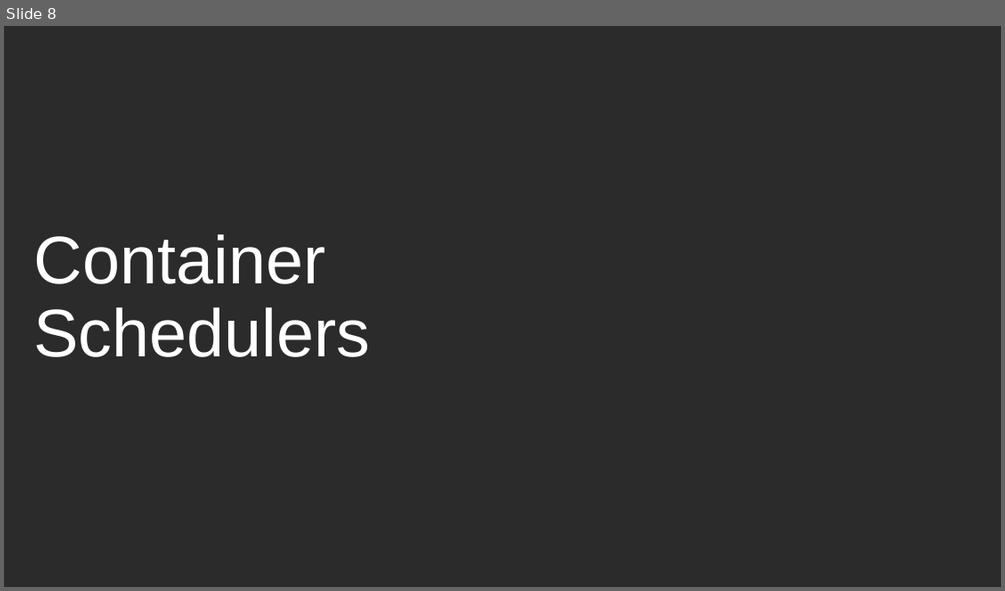
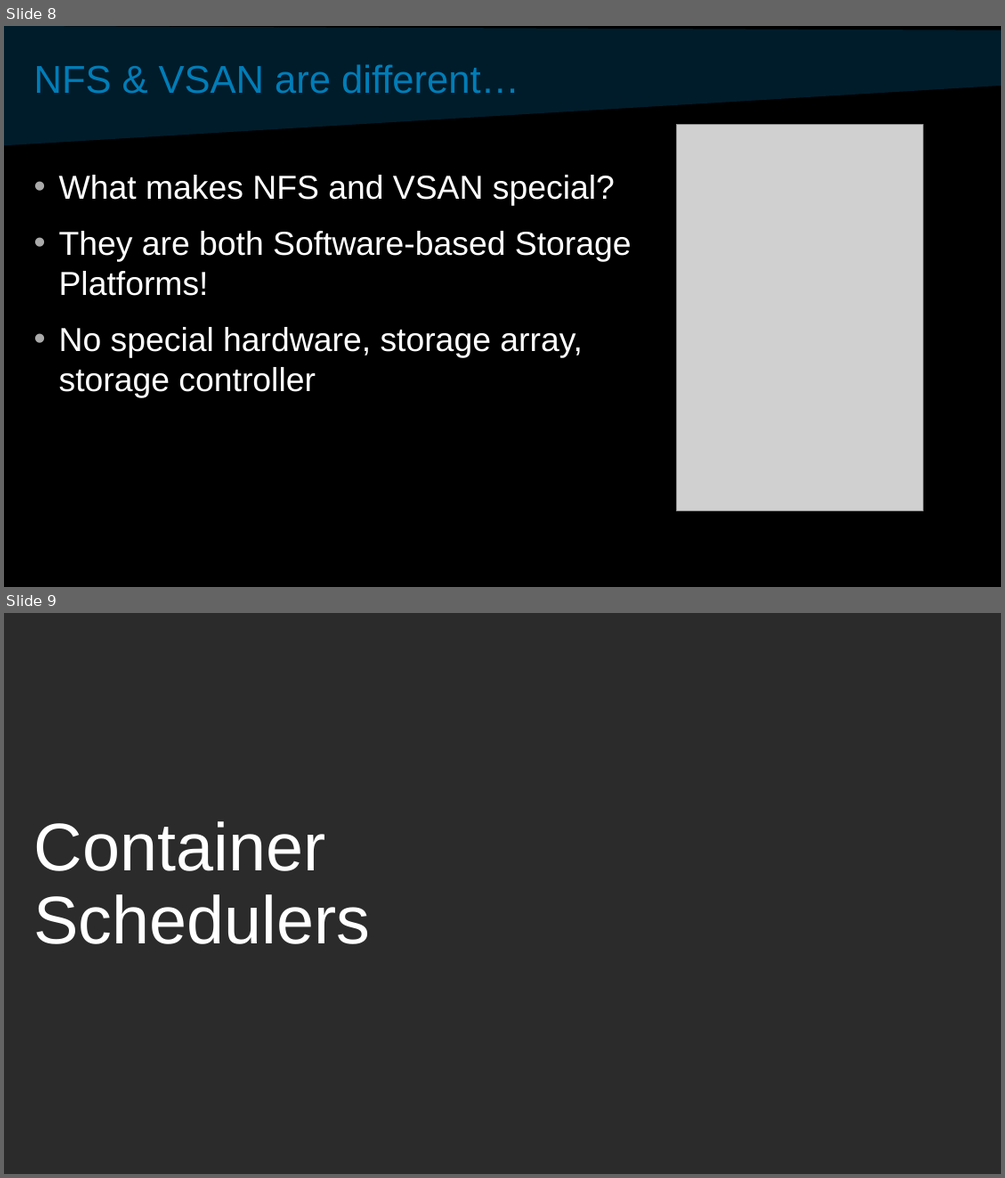
Before and after one commit to davidvonthenen/proposals, a slide deck: 2017_SCALE15/SCaLE-ConSchedAndSDSChangeCloud.pptx. Shown one above the other, each under a label of ours: slide 8 before the commit, slides 8 and 9 after it. The pictures are 1005x591 and 1005x1178 pixels, drawn with LibreOffice and Linux fonts; fonts in the diff are those of the drawing; grey boxes stand for pictures; background and template pictures are left out; a plain dark background stands for a picture behind light text. Boxes give left, top, right and bottom in pixels: in the first picture for what was removed or moved away, otherwise in the second. Text is boxed around its words. In the diff, an @@ line names an element or a change of style, - is before the commit and + after.

```diff
--- a/2017_SCALE15/SCaLE-ConSchedAndSDSChangeCloud.pptx
+++ b/2017_SCALE15/SCaLE-ConSchedAndSDSChangeCloud.pptx
@@ slide 8 added at (4, 26, 1001, 587), background #FFFFFF @@
@@ rectangle added at (4, 26, 1001, 587), fill #000000 @@
@@ freeform shape added at (4, 26, 1001, 145), fill #007DB8 at 23% opacity @@
@@ title added at (34, 64, 519, 94), 28 pt, text #007DB8 @@
+NFS & VSAN are different…
@@ picture added at (677, 125, 923, 511) @@
@@ text added at (59, 175, 631, 398), 24 pt, text #FFFFFF @@
+• What makes NFS and VSAN special?
+• They are both Software-based Storage Platforms!
+• No special hardware, storage array, storage controller
@@ what was slide 8 is now slide 9 @@
```
Also in this commit, not shown: 2 slides changed, 7 other files.
